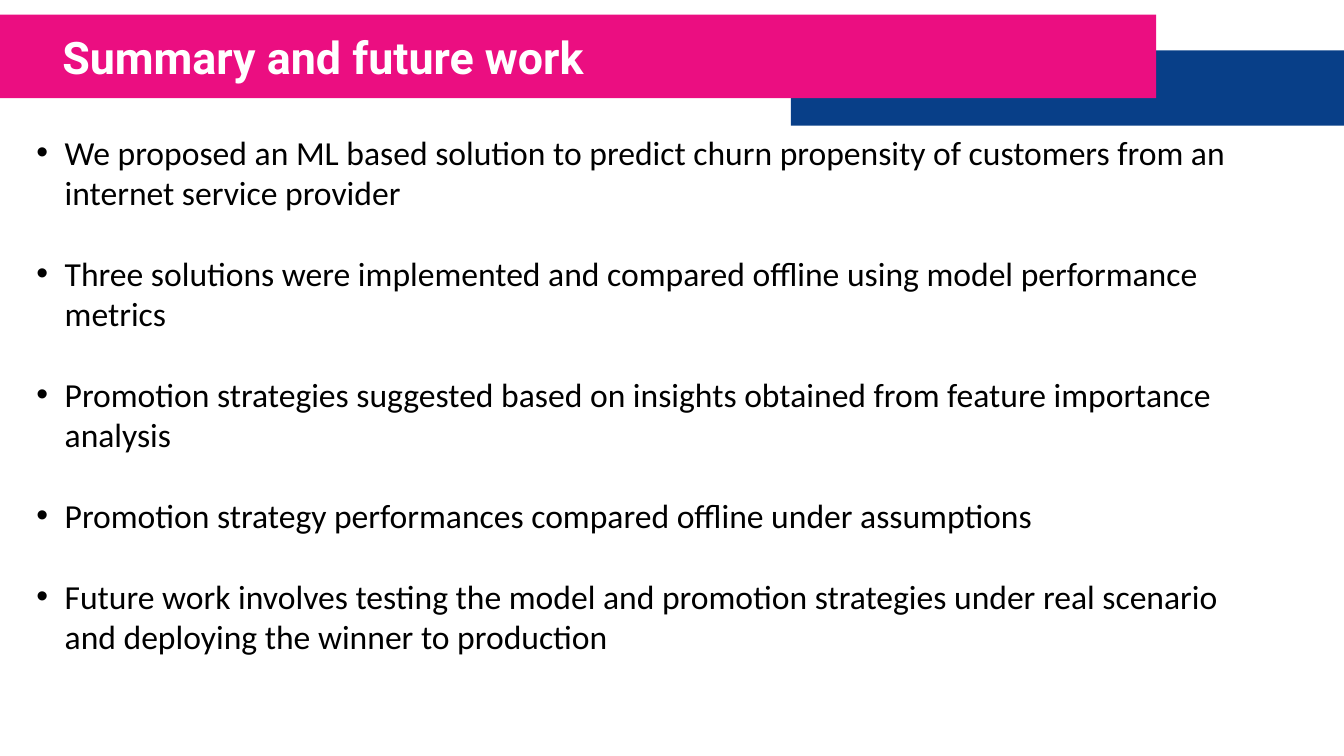
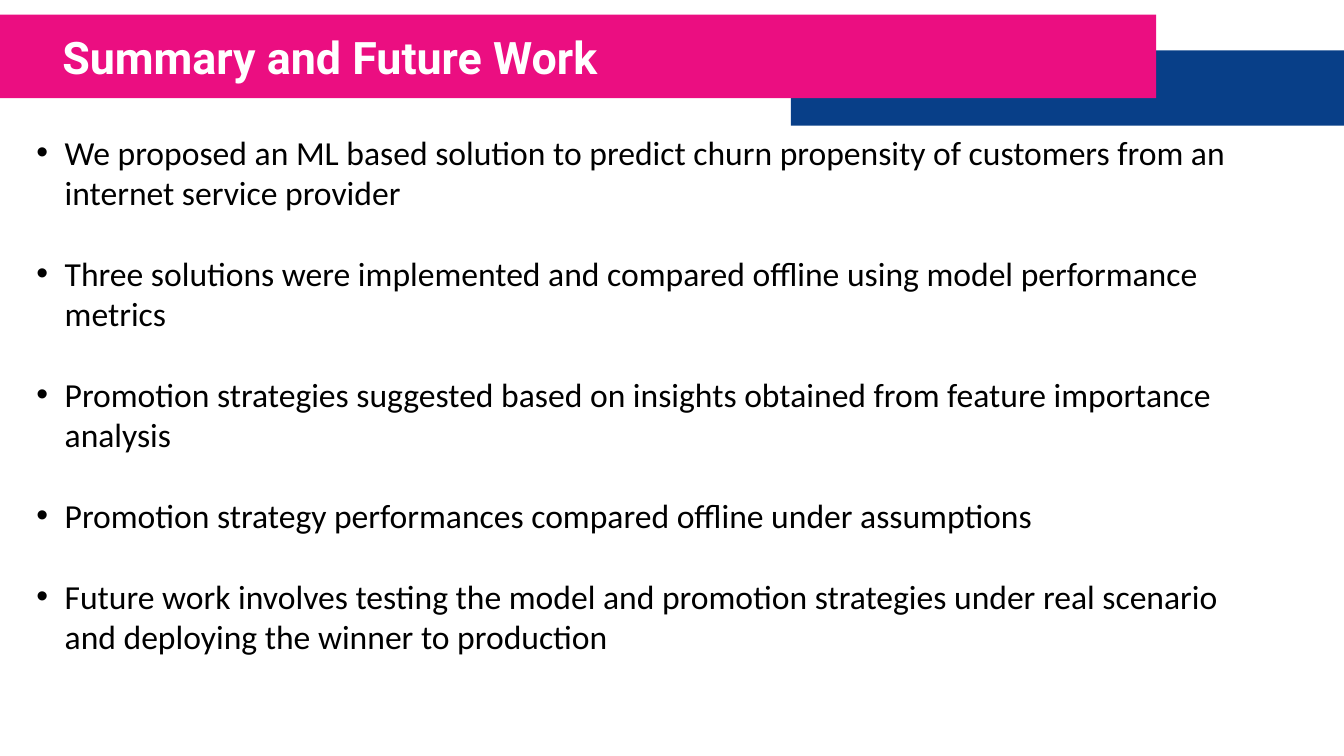
Before and after one commit to FarhadZafari/customer-churn-analysis, a slide deck: slide 14 of Presentation.pptx. Drawn at 1344x756 pixels with LibreOffice and Linux fonts; fonts in the diff are those of the drawing. Boxes give left, top, right and bottom in pixels: in the first picture for what was removed or moved away, otherwise in the second. Text is boxed around its words. In the diff, an @@ line names an element or a change of style, - is before the commit and + after.

```diff
--- a/Presentation.pptx
+++ b/Presentation.pptx
@@ text at (62,40,597,84): text changed @@
-Summary and future work
+Summary and Future Work
```
Also in this commit, not shown: 6 other slides changed.
